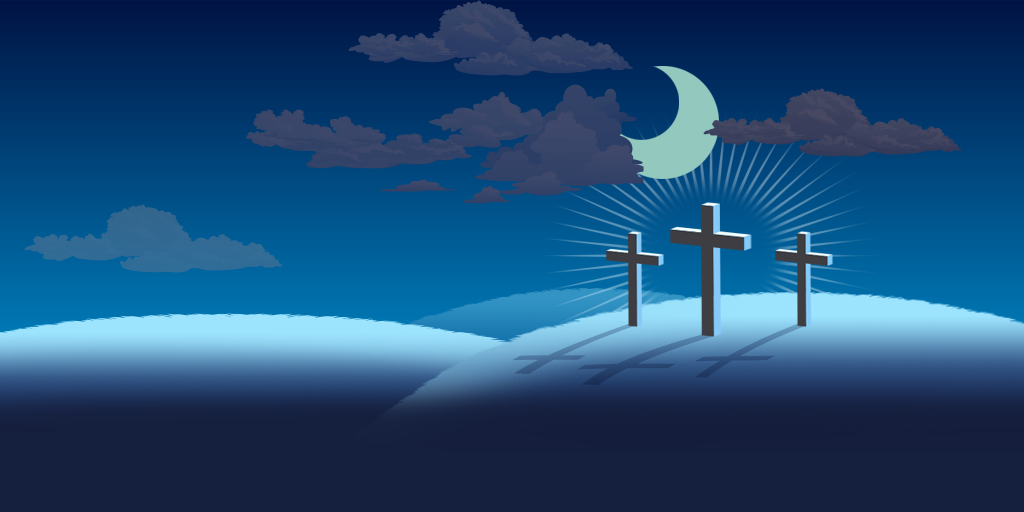
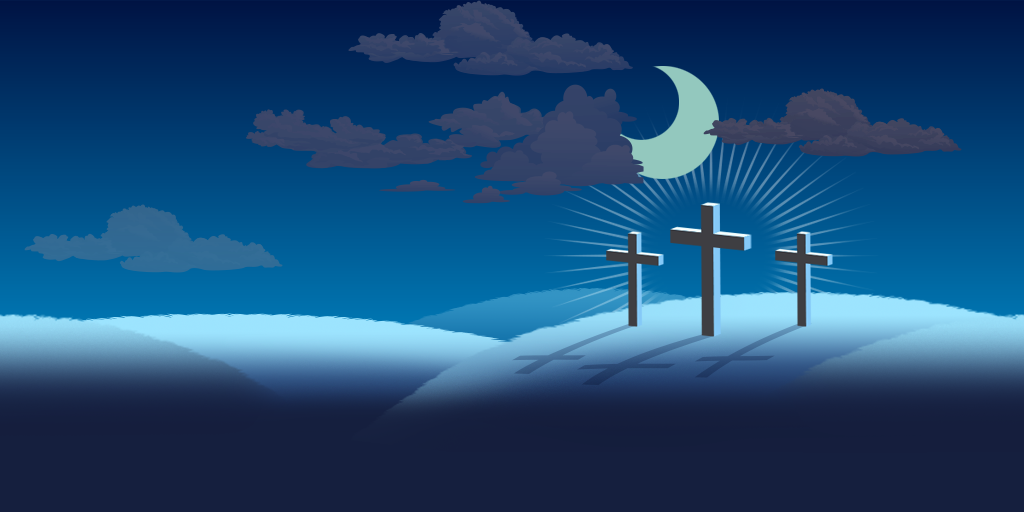
Comparing the layer stacks of the two 1024 x 512 images. Changes:
painted on "Layer 11" over (x1=0, y1=313, x2=1024, y2=417)
